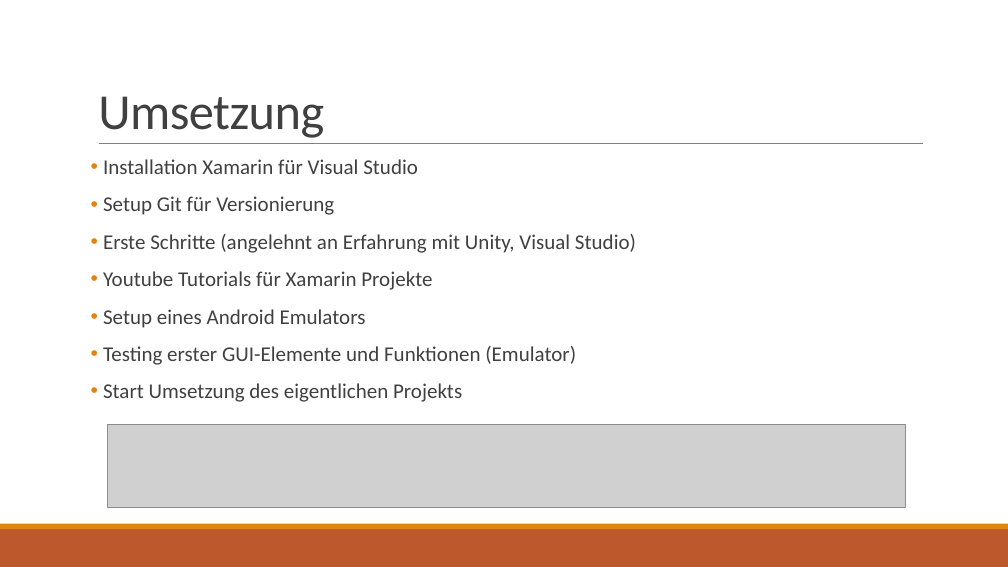
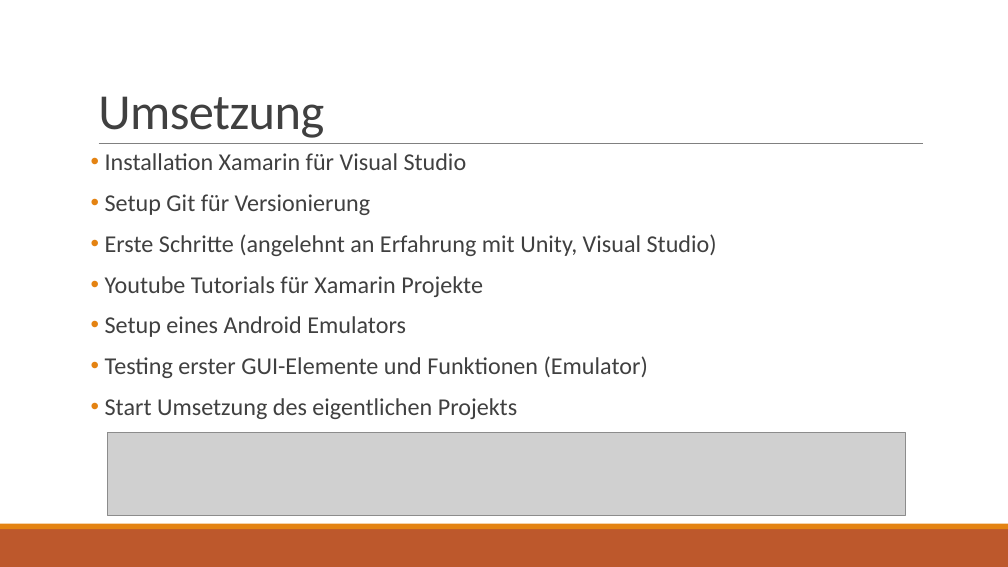
Before and after one commit to HolzbaumStudios/CookBook, a slide deck: slide 9 of Docs/Präsentation_Kochbuch.pptx (slide 8 before the commit). Drawn at 1008x567 pixels with LibreOffice and Linux fonts; fonts in the diff are those of the drawing; grey boxes stand for pictures. Boxes give left, top, right and bottom in pixels: in the first picture for what was removed or moved away, otherwise in the second. Text is boxed around its words. In the diff, an @@ line names an element or a change of style, - is before the commit and + after.

```diff
--- a/Docs/Präsentation_Kochbuch.pptx
+++ b/Docs/Präsentation_Kochbuch.pptx
@@ text "Installation Xamarin für Visual Studio" at [105,153,717,419]: size 20 to 23 pt @@
@@ picture: place and size @@
-picture at [107,424,906,507]
+picture at [107,433,906,515]
```
Also in this commit, not shown: 9 other slides changed, 4 slides added, 1 slide removed.
